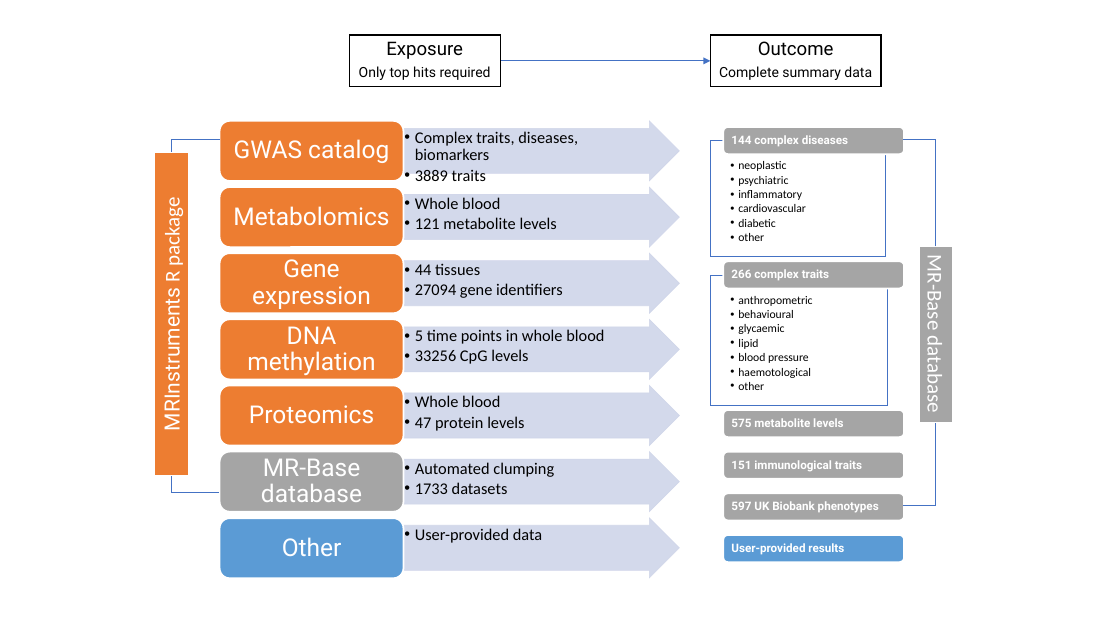
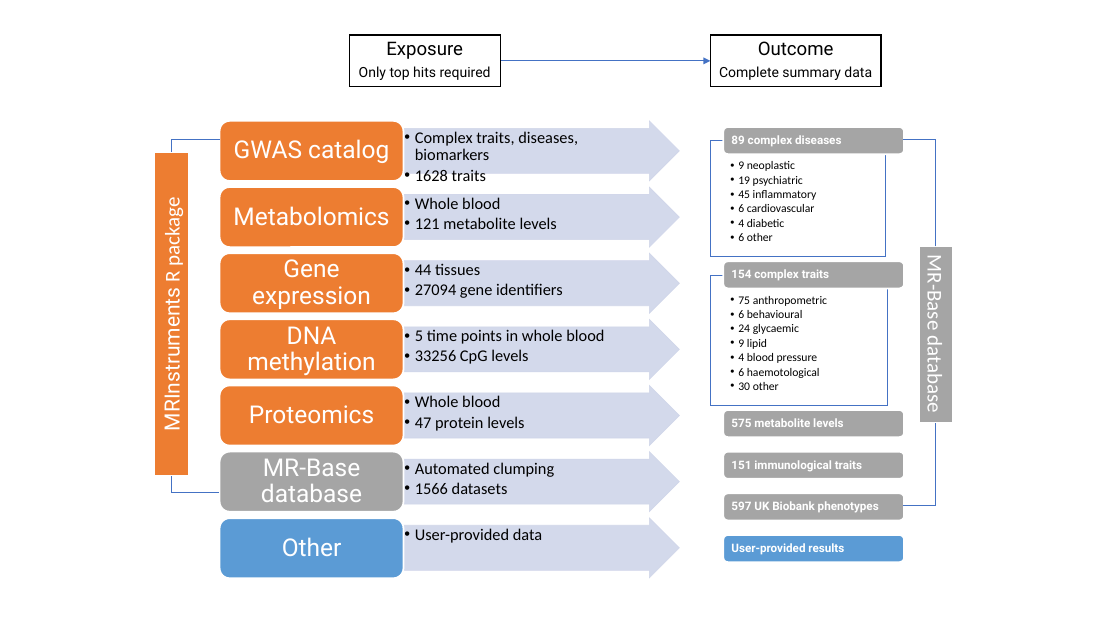
Before and after one commit to explodecomputer/mr-base-methods-paper, a slide deck: slide 3 of images/database.pptx. Drawn at 1120x630 pixels with LibreOffice and Linux fonts; fonts in the diff are those of the drawing. Boxes give left, top, right and bottom in pixels: in the first picture for what was removed or moved away, otherwise in the second. Text is boxed around its words. In the diff, an @@ line names an element or a change of style, - is before the commit and + after.

```diff
--- a/images/database.pptx
+++ b/images/database.pptx
@@ text at [731, 135, 841, 146]: text changed @@
-144 complex diseases
+89 complex diseases
@@ text at [415, 170, 486, 186]: text changed @@
-  • 3889 traits
+  • 1628 traits
@@ text at [738, 161, 817, 241]: text changed @@
-  • neoplastic
-  • psychiatric
-  • inflammatory
-  • cardiovascular
-  • diabetic
-  • other
+  • 9 neoplastic
+  • 19 psychiatric
+  • 45 inflammatory
+  • 6 cardiovascular
+  • 4 diabetic
+  • 6 other
@@ text at [731, 269, 829, 280]: text changed @@
-266 complex traits
+154 complex traits
@@ text at [738, 296, 827, 390]: text changed @@
-  • anthropometric
-  • behavioural
-  • glycaemic
-  • lipid
-  • blood pressure
-  • haemotological
-  • other
+  • 75 anthropometric
+  • 6 behavioural
+  • 24 glycaemic
+  • 9 lipid
+  • 4 blood pressure
+  • 6 haemotological
+  • 30 other
@@ text at [415, 482, 508, 494]: text changed @@
-  • 1733 datasets
+  • 1566 datasets
```
Also in this commit, not shown: 1 other file.
